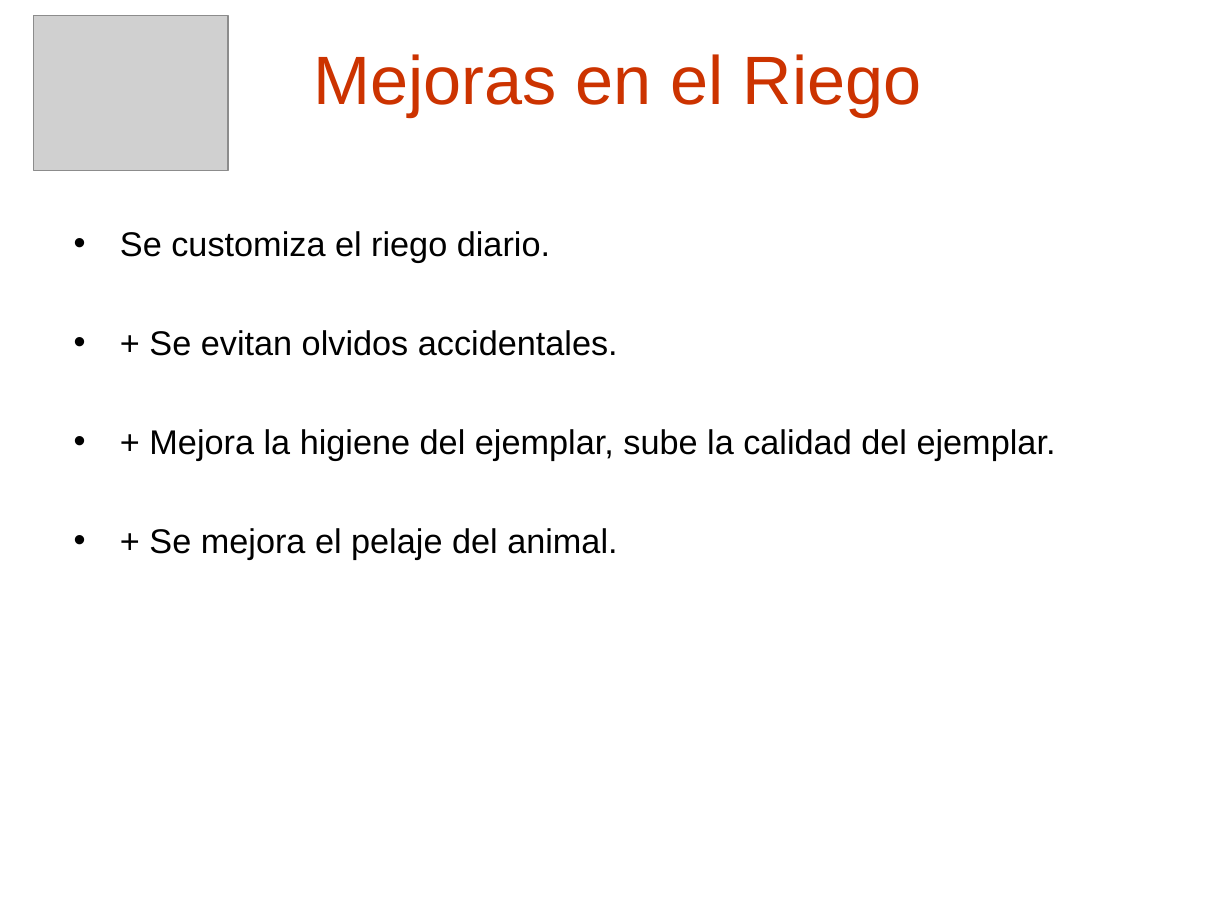
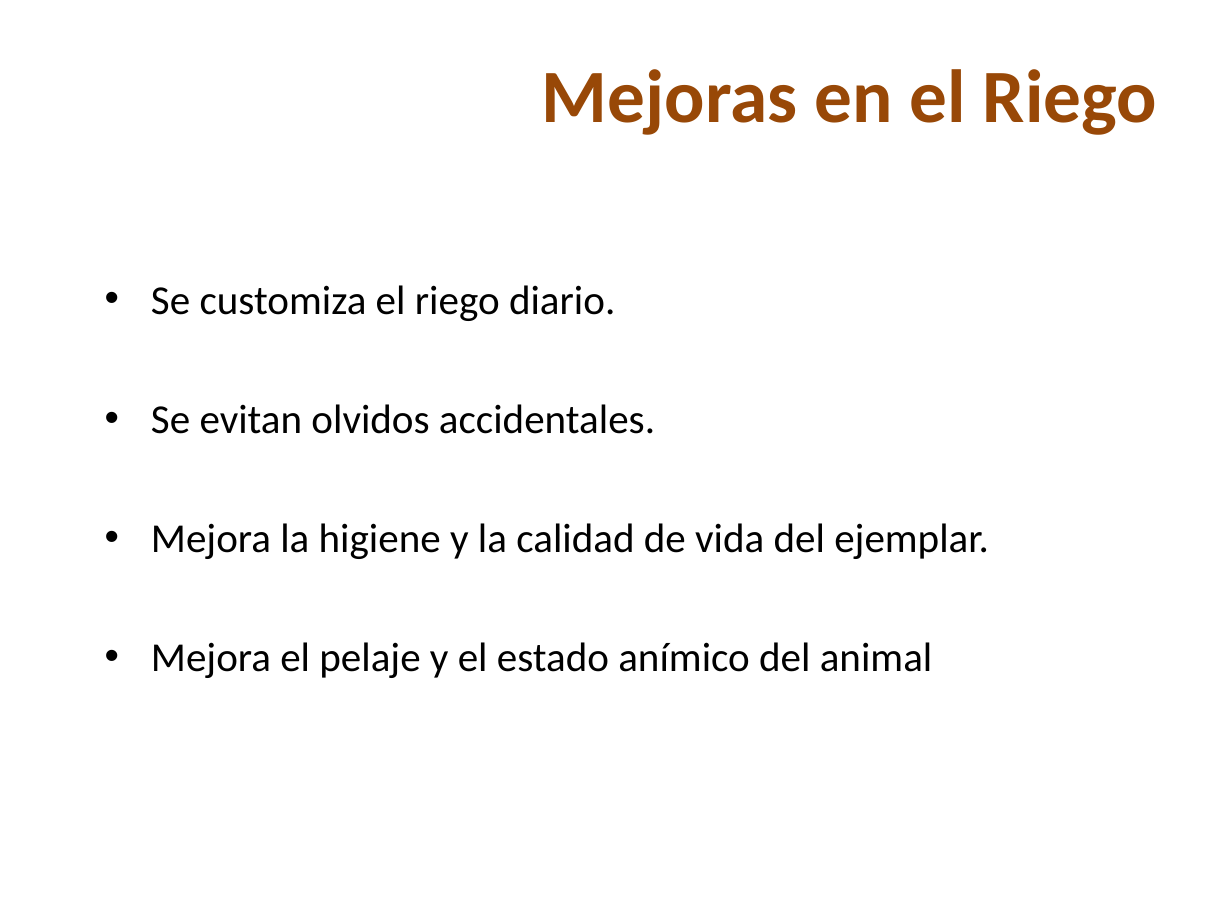
Before and after one commit to nicohen/taller-desarrollo-proyectos-i, a slide deck: slide 19 of Presentaciones/Demo Gerencial.ppt (slide 13 before the commit). Drawn at 1232x924 pixels with LibreOffice and Linux fonts; fonts in the diff are those of the drawing; grey boxes stand for pictures; background and template pictures are left out. Boxes give left, top, right and bottom in pixels: in the first picture for what was removed or moved away, otherwise in the second. Text is boxed around its words. In the diff, an @@ line names an element or a change of style, - is before the commit and + after.

```diff
--- a/Presentaciones/Demo Gerencial.ppt
+++ b/Presentaciones/Demo Gerencial.ppt
@@ picture removed at box(33, 16, 228, 171) @@
@@ title "Mejoras en el Riego": place and size @@
-title "Mejoras en el Riego" at box(313, 54, 922, 116)
+title "Mejoras en el Riego" at box(542, 69, 1157, 135)
@@ title "Mejoras en el Riego" at box(542, 69, 1157, 135): size 40 to 44 pt, font Arial to Calibri, text colour #CC3300 to #984807, bold on; alignment centre to right @@
@@ text "Se customiza el riego diario.": place and size @@
-text "Se customiza el riego diario." at box(120, 231, 1056, 560)
+text "Se customiza el riego diario." at box(151, 285, 989, 678)
@@ text at box(151, 285, 615, 321): size 20 to 24 pt, font Arial to Calibri in "Se customiza el riego diario."; more space between paragraphs @@
@@ text at box(151, 404, 989, 678): text changed; size 20 to 24 pt; font Arial to Calibri @@
-• + Se evitan olvidos accidentales.
-• + Mejora la higiene del ejemplar, sube la calidad del ejemplar.
-• + Se mejora el pelaje del animal.
+• Se evitan olvidos accidentales.
+• Mejora la higiene y la calidad de vida del ejemplar.
+• Mejora el pelaje y el estado anímico del animal
```
Also in this commit, not shown: 13 other slides changed, 10 slides added, 4 slides removed.
